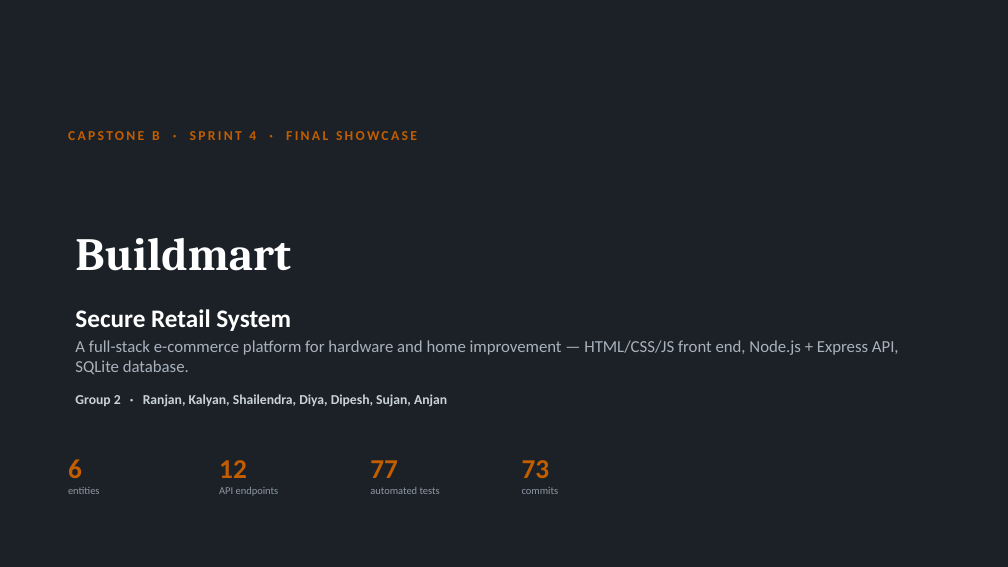
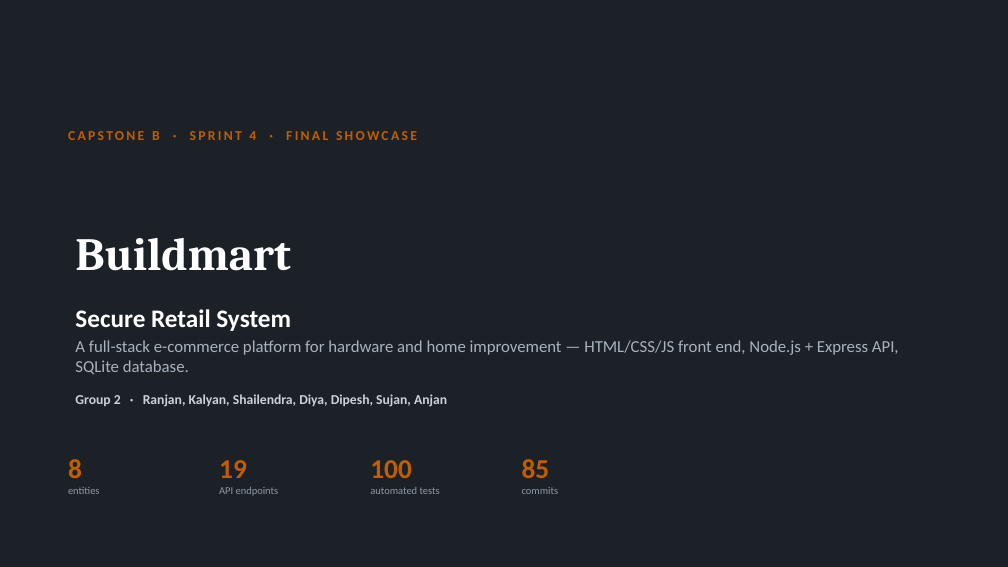
Before and after one commit to CapstoneAB/capstone_A_B, a slide deck: slide 1 of docs/sprint4/presentation/Buildmart-Sprint4-Final-Presentation.pptx. Drawn at 1008x567 pixels with LibreOffice and Linux fonts; fonts in the diff are those of the drawing. Boxes give left, top, right and bottom in pixels: in the first picture for what was removed or moved away, otherwise in the second. Text is boxed around its words. In the diff, an @@ line names an element or a change of style, - is before the commit and + after.

```diff
--- a/docs/sprint4/presentation/Buildmart-Sprint4-Final-Presentation.pptx
+++ b/docs/sprint4/presentation/Buildmart-Sprint4-Final-Presentation.pptx
@@ text at (x1=68, y1=459, x2=82, y2=478): text changed @@
-6
+8
@@ text at (x1=219, y1=460, x2=247, y2=478): text changed @@
-12
+19
@@ text at (x1=370, y1=460, x2=411, y2=478): text changed @@
-77
+100
@@ text at (x1=522, y1=459, x2=550, y2=478): text changed @@
-73
+85
```
Also in this commit, not shown: 10 other slides changed, 1 slide added, 7 other files.
